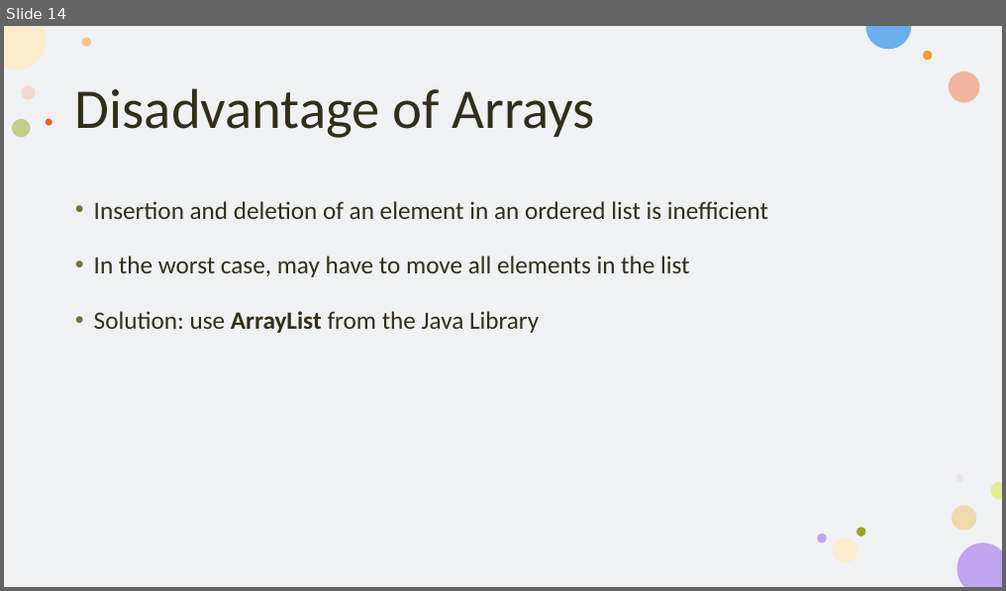
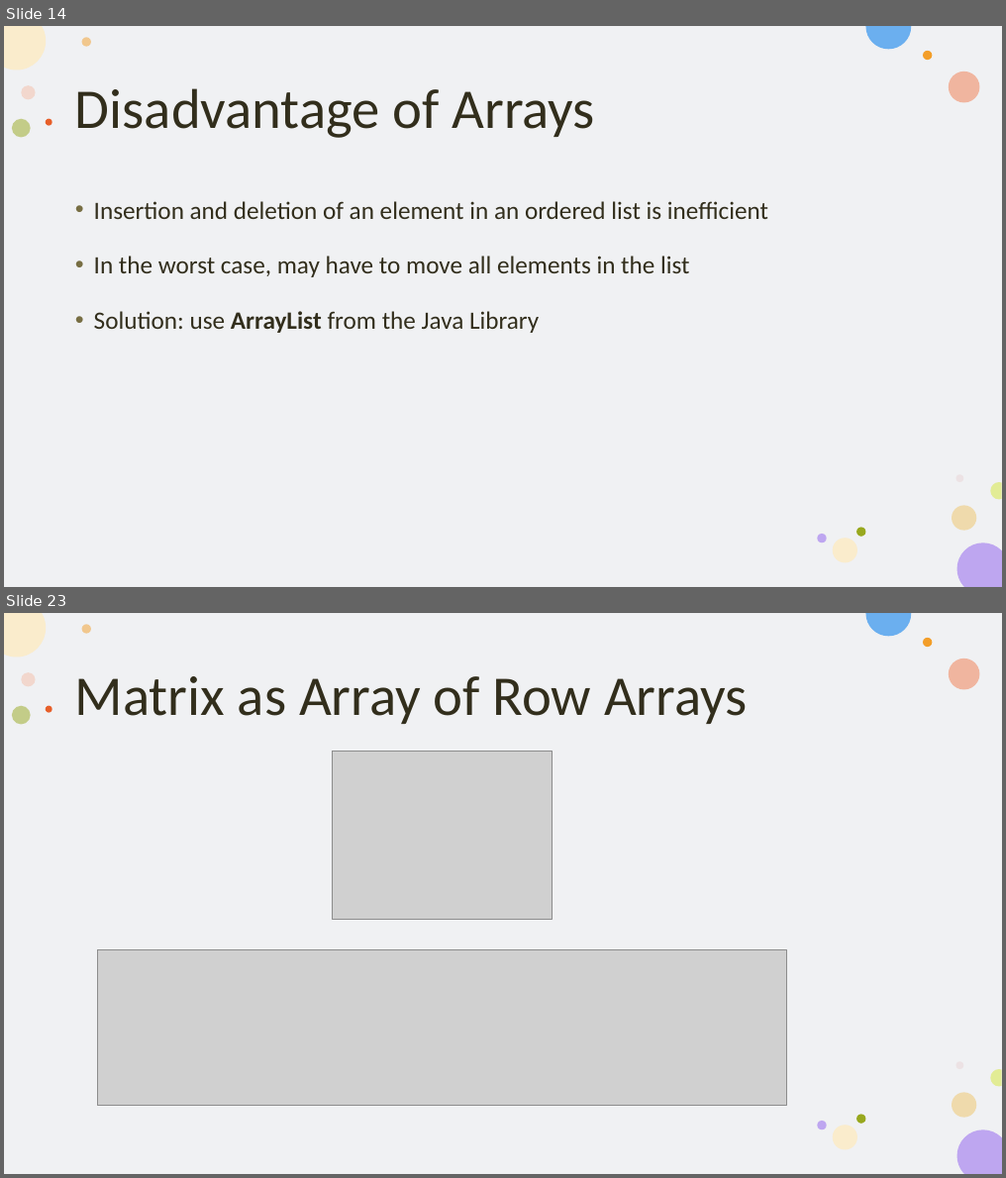
Before and after one commit to KarinaSang/Teaching, a slide deck: AP_Java/Week6/Week6.pptx. Shown one above the other, each under a label of ours: slide 14 before the commit, slides 14 and 23 after it; the slides between them are not shown. The pictures are 1006x591 and 1006x1178 pixels, drawn with LibreOffice and Linux fonts; fonts in the diff are those of the drawing; grey boxes stand for pictures. Boxes give left, top, right and bottom in pixels: in the first picture for what was removed or moved away, otherwise in the second. Text is boxed around its words. In the diff, an @@ line names an element or a change of style, - is before the commit and + after.

```diff
--- a/AP_Java/Week6/Week6.pptx
+++ b/AP_Java/Week6/Week6.pptx
@@ slide 23 added at [4,613,1002,1174], background #FFFFFF; not listed: 16 template elements that a slide beside it also shows @@
@@ title added at [75,676,747,724], 54 pt, text #322E1C @@
+Matrix as Array of Row Arrays
@@ picture added at [333,752,552,919] @@
@@ picture added at [98,950,787,1106] @@
```
Also in this commit, not shown: 2 slides changed, 8 other slides added, 5 slides removed, 45 other files.
